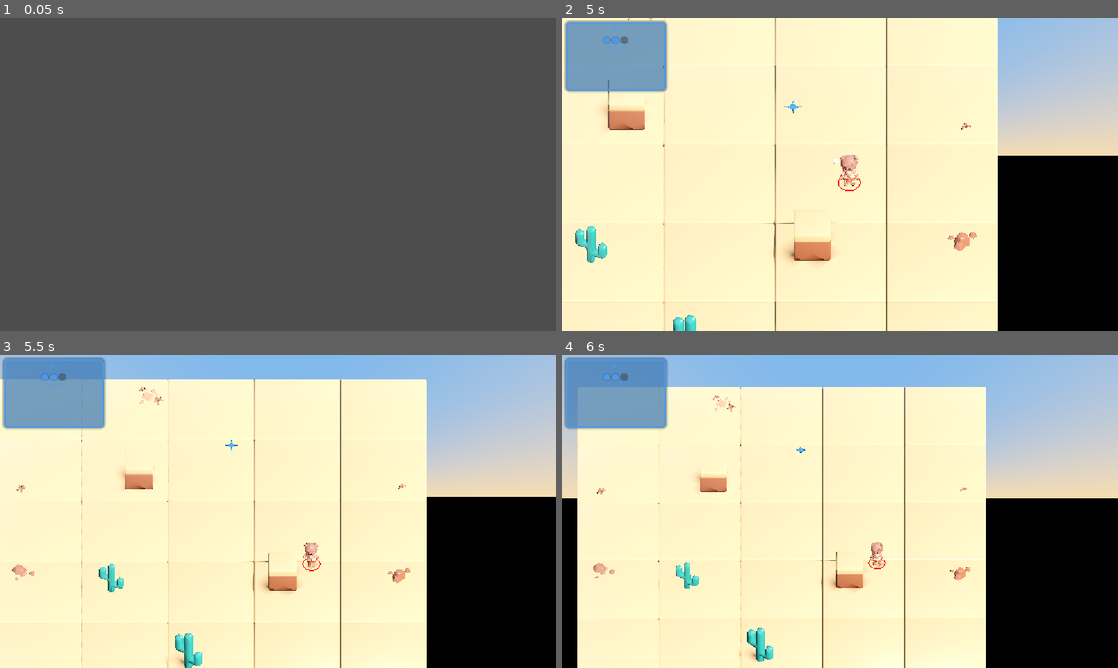
Above: before the commit, frames 1-4 (two rows, left to right).
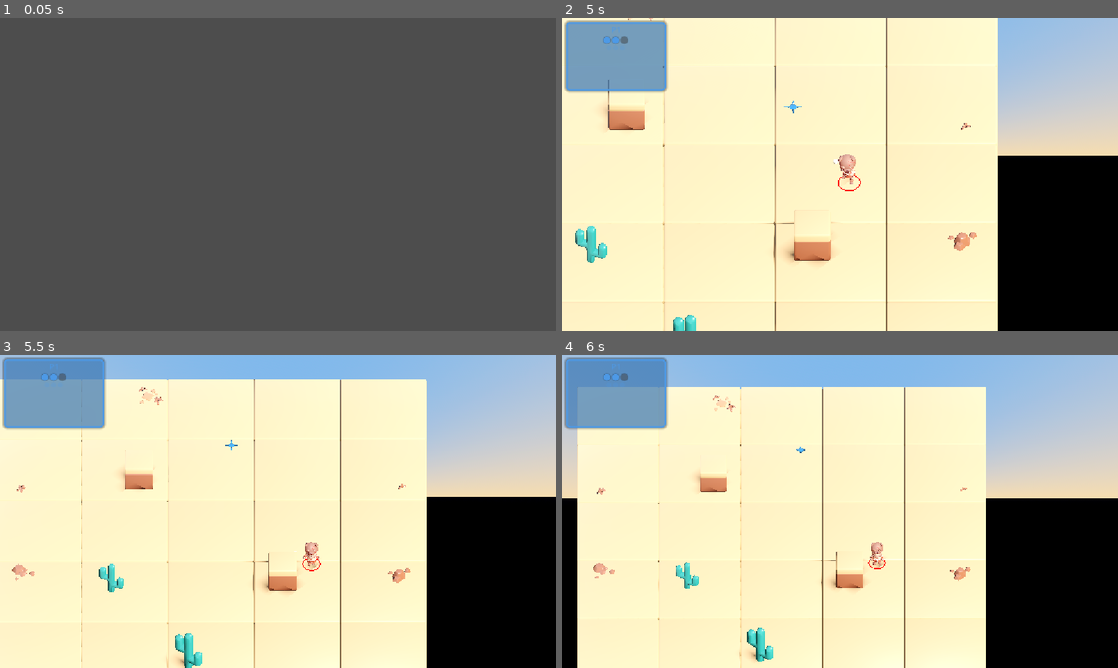
Above: after the commit, the same moments.

Repository: haotsai101/ropedart-arena
Game: Godot game, scene res://tests/test_player_map_boundary.tscn
Two runs of this game, one before a commit and one after it. Both use one fixed random seed, a clock stepped at 60 frames per second and the inputs below. This scene is started directly instead of the project's main scene.
Inputs (mouse positions are in pixels of both pictures, inside the frame that each line leads up to):
- Up to frame 1 (0.05 s): no input
- Up to frame 2 (5 s): tap Enter (ui_accept) at 0.5, 0.77, 2, 3.77 s; move the mouse to (812, 237) at 0.52 s; hold Up (ui_up) 0.53-1.25 s; tap B at 0.6 s; click (812, 237) at 0.67 s; drag from (1006, 221) to (812, 237) at 1.27 s; move the mouse to (673, 127) at 2.02 s; hold Left (ui_left) 2.03-2.75 s; tap R at 2.1 s; drag from (867, 174) to (673, 127) at 2.77 s; move the mouse to (756, 96) at 3.52 s; hold Down (ui_down) 3.53-4.25 s; tap Backspace at 3.6 s; drag from (962, 158) to (756, 96) at 4.27 s
- Up to frame 3 (5.5 s): move the mouse to (166, 527) at 5.02 s; hold Up (ui_up) from 5.03 s (still down); hold Shift from 5.03 s (still down); click (166, 527) at 5.17 s
- Up to frame 4 (6 s): release Up (ui_up) at 5.75 s; release Shift at 5.75 s; drag from (895, 442) to (728, 527) at 5.77 s

Frame 1 is identical in both runs. In frame 2, 0.2% of the frame differs, in the area x 49-54%, y 43-54%; in frame 3, less than 0.1%; in frame 4, nothing differs.

Commit message:
feat: retarget UAL combat clips, add always-held dagger in hand
Retargets Spell_Simple_Shoot/Sword_Attack/Punch_Jab from Quaternius's
Universal Animation Library (UAL1_Standard.glb, UE-mannequin-style
skeleton) onto a bare Rig_Medium armature via Blender world-space Copy
Rotation constraints (same technique as the old fruit-rig locomotion
build script, extended to a fuller ~20-bone map), exported as
assets/animations/combat_moves.glb and merged in via ANIM_SOURCES like
the existing KayKit clips.

- Throw plays Spell_Simple_Shoot
- Lethal slash (dagger in hand) plays Sword_Attack
- Kick (dagger thrown) plays Punch_Jab

Also adds a dagger model (reusing dagger.gd's own dart_head.glb) always
visible in the character's hand via a BoneAttachment3D on the
KayKit-authored "handslot.r" bone, hidden while the dagger is thrown
and shown again once it's in hand -- kept in sync every frame in
_process() from the same dart == null check that already gates the
lethal-vs-kick logic.

Co-Authored-By: Claude Sonnet 5 <noreply@anthropic.com>
Claude-Session: https://claude.ai/code/session_019aCxs6gZU2bEG9ijQUiYXu

Diff:
--- a/scripts/player.gd
+++ b/scripts/player.gd
@@ -60,6 +60,9 @@
 var player_mesh: Node3D = null
 var character_id: String = "char_barbarian"
 var _mesh_base_scale: Vector3 = Vector3.ONE
+## Dagger model held in the character's hand until thrown -- see
+## _setup_dagger_in_hand(); visibility mirrors (dart == null) every frame.
+var _dagger_in_hand: Node3D = null
 
 var player_color: Color
 var character_color: Color = Color(0.85, 0.08, 0.04, 1.0)   # set in _ready from CHARACTER_DEFS
@@ -166,6 +169,7 @@
 			_player_materials.append(mat)
 	_reset_player_tint()
 	_setup_animation()
+	_setup_dagger_in_hand()
 	if show_hitbox_debug:
 		_setup_hitbox_debug()
 	if is_bot:
@@ -240,9 +244,18 @@
 ## renamed at runtime to match clips retargeted against one specific rig) —
 ## so the shared clips' "Rig_Medium/Skeleton3D:<bone>" track paths already
 ## resolve correctly against every character with no renaming at all.
+## combat_moves.glb is not a KayKit source file -- it's Spell_Simple_Shoot/
+## Sword_Attack/Punch_Jab from Quaternius's Universal Animation Library
+## (assets/animations/UAL1_Standard.glb), retargeted onto a bare "Rig_Medium"
+## armature via world-space Copy Rotation constraints in Blender (same
+## technique as assets/animations/build_character_locomotion.py used for the
+## old fruit rig, just with a fuller ~20-bone map and re-exported under the
+## "Rig_Medium" name so its track paths resolve the same way as the two
+## KayKit files below).
 const ANIM_SOURCES: Array[String] = [
 	"res://assets/kaykit_adventurers/animations/Rig_Medium_MovementBasic.glb",
 	"res://assets/kaykit_adventurers/animations/Rig_Medium_General.glb",
+	"res://assets/animations/combat_moves.glb",
 ]
 
 ## The old fruit-character locomotion clips were authored with a "_Loop"
@@ -258,10 +271,10 @@
 	"Idle_A", "Idle_B", "Walking_A", "Walking_B", "Walking_C", "Running_A", "Running_B",
 ]
 
-## One-shot action clips triggered from gameplay code (kick / getting kicked)
-## -- _process()'s per-frame locomotion selection must not stomp these
-## mid-play, see the action_playing guard there.
-const ONE_SHOT_ACTION_CLIPS: Array[String] = ["Hit_A", "Hit_B"]
+## One-shot action clips triggered from gameplay code (throw/slash/kick) --
+## _process()'s per-frame locomotion selection must not stomp these mid-play,
+## see the action_playing guard there.
+const ONE_SHOT_ACTION_CLIPS: Array[String] = ["Spell_Simple_Shoot", "Sword_Attack", "Punch_Jab"]
 
 func _setup_animation() -> void:
 	## Attach a fresh AnimationPlayer next to this character's Skeleton3D and
@@ -306,6 +319,33 @@
 	_anim_player = anim_player
 
 
+func _setup_dagger_in_hand() -> void:
+	## Every character rig has a "handslot.r" bone -- a KayKit-authored
+	## attachment point parented right under hand.r, positioned at the palm
+	## with its local -Y axis as the grip direction (confirmed by inspecting
+	## its rest transform) -- exactly what BoneAttachment3D needs. Reuses
+	## dagger.gd's own dart_head.glb model so the in-hand and in-flight dagger
+	## look identical. Visibility is kept in sync with (dart == null) in
+	## _process() rather than at each of _throw()/_on_dart_returned()/kill()/
+	## reset_for_round(), so there's a single source of truth for it.
+	if player_mesh == null:
+		return
+	var skeleton: Skeleton3D = _find_skeleton(player_mesh)
+	if skeleton == null:
+		return
+	var dagger_scene: PackedScene = load("res://assets/characters/dart_head.glb")
+	if dagger_scene == null:
+		return
+	var attachment := BoneAttachment3D.new()
+	attachment.name = "DaggerAttachment"
+	attachment.bone_name = "handslot.r"
+	skeleton.add_child(attachment)
+	var dagger_instance: Node3D = dagger_scene.instantiate()
+	dagger_instance.name = "DaggerInHand"
+	attachment.add_child(dagger_instance)
+	_dagger_in_hand = attachment
+
+
 func _find_skeleton(node: Node) -> Skeleton3D:
 	if node is Skeleton3D:
 		return node
@@ -366,7 +406,11 @@
 	var speed_ratio: float = velocity.length() / move_speed
 	_move_speed_smooth = lerp(_move_speed_smooth, speed_ratio, 10.0 * delta)
 
-	if player_mesh == null or is_dead or is_falling:
+	if player_mesh == null:
+		return
+	if _dagger_in_hand != null:
+		_dagger_in_hand.visible = (dart == null)
+	if is_dead or is_falling:
 		return
 
 	var is_moving: bool = _move_speed_smooth > 0.1 and not _is_dashing
@@ -670,6 +714,7 @@
 	dart = dart_scene.instantiate()
 	get_parent().add_child(dart)
 	dart.launch(self, get_pos_2d(), aim_dir, ratio)
+	_play_anim("Spell_Simple_Shoot")
 
 
 func get_pos_2d() -> Vector2:
@@ -678,14 +723,11 @@
 
 func _perform_slash() -> void:
 	## Lethal if the attacker still has their dagger in hand (dart == null) --
-	## same one-hit-kill economy as a dagger throw; no dedicated animation for
-	## this since the kill itself already reads as the impact. Otherwise
-	## (dagger thrown and unavailable) it's a non-lethal kick: reuses trip()'s
-	## stagger, with Hit_A on the attacker (the kicking motion -- no dedicated
-	## attack clip exists in the KayKit set, see ANIM_SOURCES' comment) and
-	## Hit_B on whichever target actually gets kicked (their reaction).
-	if dart != null:
-		_play_anim("Hit_A")
+	## same one-hit-kill economy as a dagger throw, with Sword_Attack as the
+	## swing. Otherwise (dagger thrown and unavailable) it's a non-lethal kick
+	## (Punch_Jab): reuses trip()'s stagger so a disarmed player still has a
+	## way to disrupt an armed opponent up close.
+	_play_anim("Sword_Attack" if dart == null else "Punch_Jab")
 	var my_pos: Vector2 = get_pos_2d()
 	var cone_cos: float = cos(deg_to_rad(MELEE_CONE_DEG))
 	for p in get_tree().get_nodes_in_group("players"):
@@ -701,7 +743,6 @@
 			p.kill()
 		else:
 			p.trip()
-			p._play_anim("Hit_B")
 
 
 func _check_boundary_fall() -> void:
Binary file added: assets/animations/combat_moves.glb
